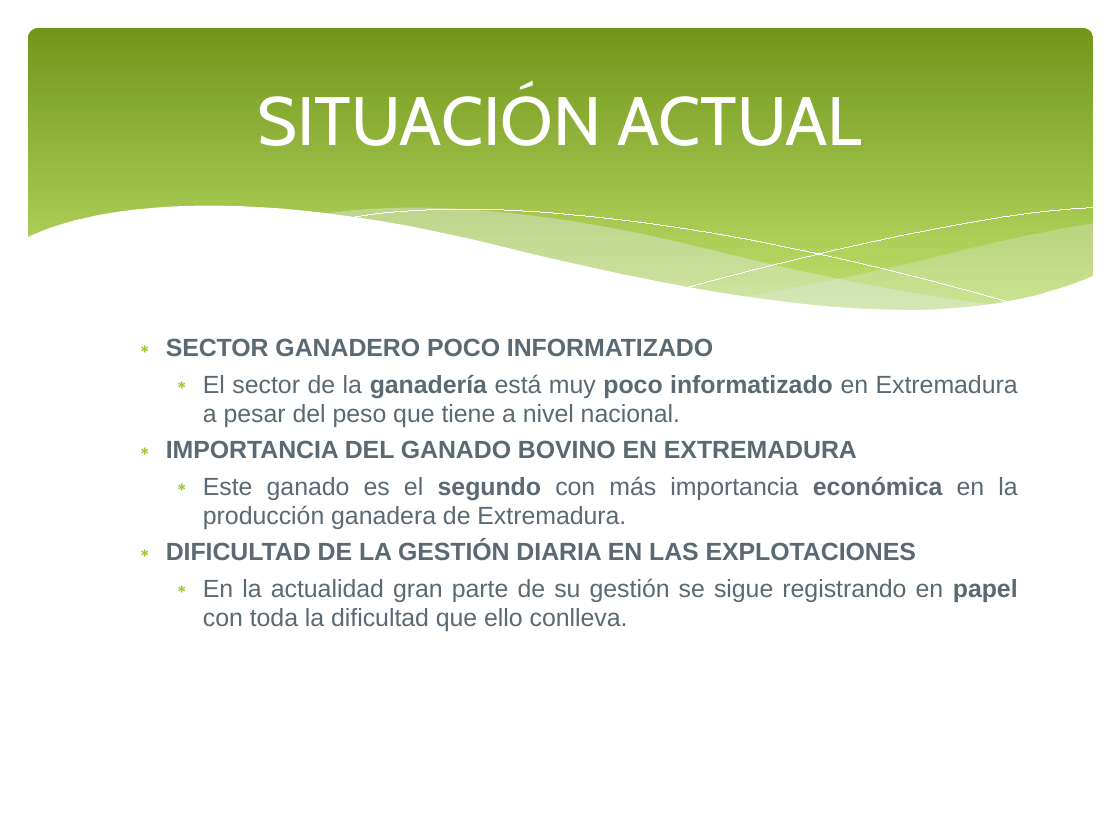
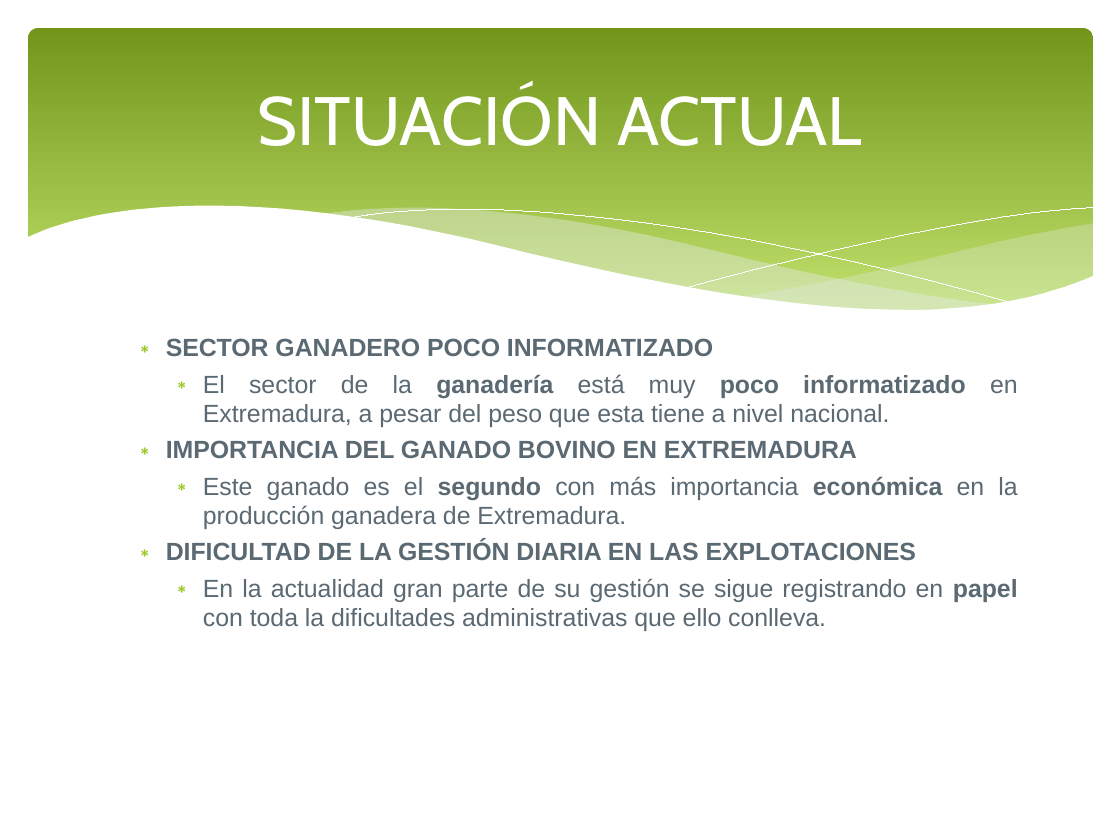
Before and after one commit to MarcosAcedo/agexbo, a slide deck: slide 2 of Documentacion/PresentacionMarcosAM.ppt. Drawn at 1120x840 pixels with LibreOffice and Linux fonts; fonts in the diff are those of the drawing. Boxes give left, top, right and bottom in pixels: in the first picture for what was removed or moved away, otherwise in the second. Text is boxed around its words. In the diff, an @@ line names an element or a change of style, - is before the commit and + after.

```diff
--- a/Documentacion/PresentacionMarcosAM.ppt
+++ b/Documentacion/PresentacionMarcosAM.ppt
@@ text at (203, 374, 1018, 427): text changed @@
-  ∗ El sector de la ganadería está muy poco informatizado en Extremadura a pesar del peso que tiene a nivel nacional.
+  ∗ El sector de la ganadería está muy poco informatizado en Extremadura, a pesar del peso que esta tiene a nivel nacional.
@@ text at (203, 578, 1018, 631): text changed @@
-  ∗ En la actualidad gran parte de su gestión se sigue registrando en papel con toda la dificultad que ello conlleva.
+  ∗ En la actualidad gran parte de su gestión se sigue registrando en papel con toda la dificultades administrativas que ello conlleva.
```
Also in this commit, not shown: 5 other slides changed, 2 slides added, 1 slide removed.
